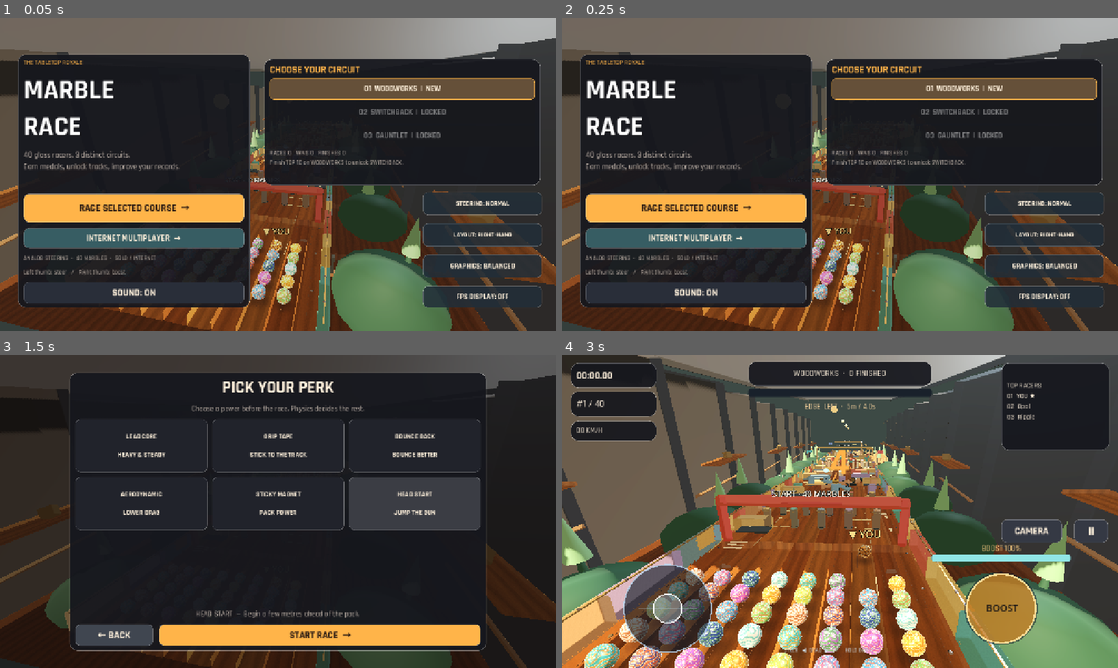
Above: before the commit, frames 1-4 (two rows, left to right).
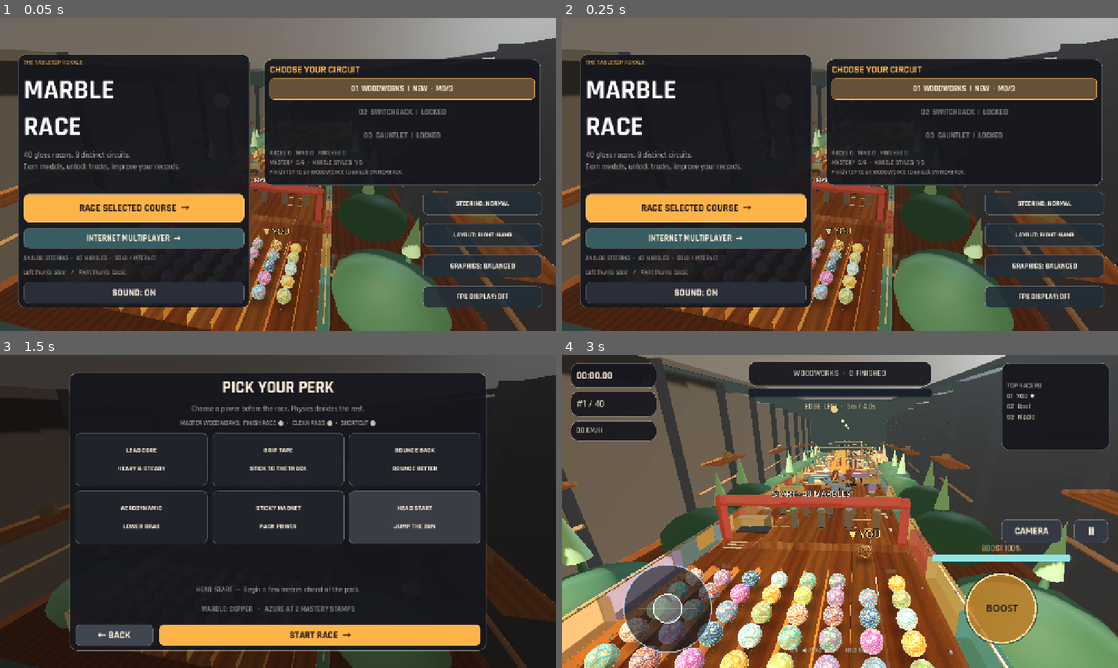
Above: after the commit, the same moments.

Repository: dbrckk/Marble-race-
Game: Godot game, scene res://scenes/main.tscn
The game is run twice, just before and just after one commit, with the same random seed, the same clock (stepped at 60 frames per second) and the same inputs.
Inputs:
- Up to frame 1 (0.05 s): no input
- Up to frame 2 (0.25 s): no input
- Up to frame 3 (1.5 s): click "RACE SELECTED COURSE →" at 0.5 s; click "HEAD START JUMP THE GUN" at 1.25 s
- Up to frame 4 (3 s): click "HEAD START JUMP THE GUN" at 2 s; click "START RACE →" at 2.75 s

The runs differ from the first frame. In frame 1, 0.7% of the frame differs, in the area x 48-82%, y 21-50%; in frame 2, 0.7%; in frame 3, 6.0%, in the area x 13-87%, y 20-84%; in frame 4, nothing differs.

Commit message:
Display permanent mastery contracts, cosmetic selector and earned stamp rewards in Android menus

Diff:
--- a/scripts/hud.gd
+++ b/scripts/hud.gd
@@ -68,6 +68,8 @@
 var hand_button: Button
 var track_buttons: Array[Button] = []
 var career_label: Label
+var mastery_label: Label
+var style_button: Button
 var next_course_button: Button
 var result_header: Label
 var sensitivity_index := 1
@@ -268,6 +270,8 @@
             info += "NEW"
         else:
             info += "BEST #%d  %.1fs  %s" % [best,game.career.track_time[i],"★".repeat(stars)]
+        if available:
+            info += "  ·  M%d/3" % game.career.track_mastery_count(i)
         track_buttons[i].text = info
         track_buttons[i].disabled = not available
         track_buttons[i].add_theme_stylebox_override("normal",
@@ -275,6 +279,8 @@
             ORANGE if i == game.selected_track else Color(1,1,1,0.09),8))
     career_label.text = "RACES %d   WINS %d   FINISHES %d" % [
         game.career.starts,game.career.victories,game.career.finishes]
+    career_label.text += "\nMASTERY  %d/9  ·  MARBLE STYLES  %d/5" % [
+        game.career.mastery_count(),game.career.unlocked_style_count()]
     if game.career.unlocked < 3:
         career_label.text += "\n" + game.career.next_locked_requirement()
 
@@ -397,6 +403,10 @@
     var sub = _text("Choose a power before the race. Physics decides the rest.", 17, DIM)
     sub.horizontal_alignment = HORIZONTAL_ALIGNMENT_CENTER
     col.add_child(sub)
+    mastery_label = _text("",15,DIM)
+    mastery_label.name = "MasteryChallenges"
+    mastery_label.horizontal_alignment = HORIZONTAL_ALIGNMENT_CENTER
+    col.add_child(mastery_label)
     var grid = GridContainer.new()
     grid.columns = 3
     grid.size_flags_vertical = Control.SIZE_EXPAND_FILL
@@ -414,6 +424,12 @@
     selected_description = _text("Select one of the six perks.", 17, DIM)
     selected_description.horizontal_alignment = HORIZONTAL_ALIGNMENT_CENTER
     col.add_child(selected_description)
+    style_button = _action("MARBLE STYLE: COPPER",Color("#35475a"))
+    style_button.name = "UnlockedMarbleStyles"
+    style_button.add_theme_font_size_override("font_size",17)
+    style_button.custom_minimum_size.y = 44
+    style_button.pressed.connect(_cycle_marble_style)
+    col.add_child(style_button)
     var row = HBoxContainer.new()
     row.add_theme_constant_override("separation", 13)
     col.add_child(row)
@@ -426,6 +442,22 @@
     start_button.disabled = true
     start_button.pressed.connect(func(): game.start_race(selected_name))
     row.add_child(start_button)
+
+func _refresh_mastery_preview() -> void:
+    if is_instance_valid(mastery_label):
+        mastery_label.text = "MASTER %s:  %s" % [
+            game.track_title(),game.career.mastery_summary(game.selected_track)]
+    if is_instance_valid(style_button):
+        var count: int = game.career.unlocked_style_count()
+        style_button.text = "MARBLE: %s   •   %d / 5 STYLES   ↻" % [
+            game.career.style_name(),count]
+        if count == 1:
+            style_button.text = "MARBLE: COPPER   •   AZURE AT 2 MASTERY STAMPS"
+        style_button.disabled = count <= 1
+
+func _cycle_marble_style() -> void:
+    game.career.cycle_style()
+    _refresh_mastery_preview()
 
 func _choose_perk(value: String) -> void:
     selected_name = value
@@ -800,6 +832,7 @@
 
 func show_perks() -> void:
     _hide_all()
+    _refresh_mastery_preview()
     perks_layer.visible = true
 
 func show_race_ui() -> void:
@@ -983,6 +1016,15 @@
     var earned_stars: int = int(status.get("stars",0))
     var clean_passes: int = clampi(int(status.get("clean_passes",0)),0,3)
     var stars_text := "CAREER STARS: %d / 3" % earned_stars
+    var mastery_text := "MASTERY  %d/3  •  TOTAL %d/9" % [
+        int(status.get("mastery_track",game.career.track_mastery_count(game.selected_track))),
+        int(status.get("mastery_total",game.career.mastery_count()))]
+    var new_goals: Array = status.get("mastery_new",[])
+    if not new_goals.is_empty():
+        mastery_text += "\nNEW STAMPS: " + ", ".join(new_goals)
+    var unlocked_styles: Array = status.get("mastery_styles",[])
+    if not unlocked_styles.is_empty():
+        mastery_text += "\nNEW MARBLE: " + ", ".join(unlocked_styles)
     var sector_text := ""
     var sector_times: Array = status.get("sector_times",[])
     var sector_records: Array = status.get("sector_records",[])
@@ -993,8 +1035,8 @@
                 float(sector_times[sector]),
                 " ★" if sector_records.size() == 4 and bool(sector_records[sector]) else ""]
     if summary:
-        summary.text = "POSITION  #%d / 40   •   %s\nTIME  %.1fs\nCLEAN PASSES  %d / 3\n%s\n%s\n%s\n%s\nBEST  #%s\n\nTOP 5\n%s" % [
-            place,"FINISHED" if finished else "TIME OUT",time,clean_passes,stars_text,sector_text,
+        summary.text = "POSITION  #%d / 40   •   %s\nTIME  %.1fs\nCLEAN PASSES  %d / 3\n%s\n%s\n%s\n%s\n%s\nBEST  #%s\n\nTOP 5\n%s" % [
+            place,"FINISHED" if finished else "TIME OUT",time,clean_passes,mastery_text,stars_text,sector_text,
             record_text,unlock_text,
             str(game.career.track_best[game.selected_track]) if game.career.track_best[game.selected_track] > 0 else "—",
             leaders]
